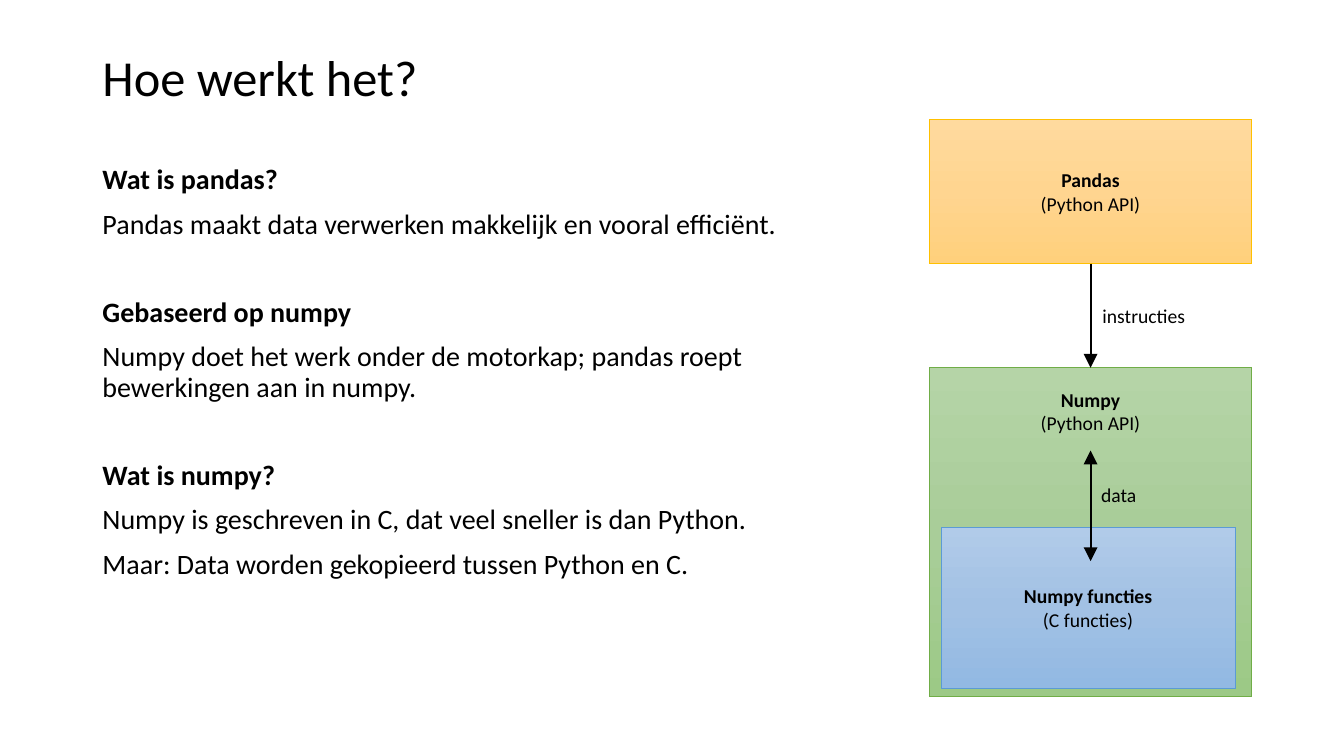
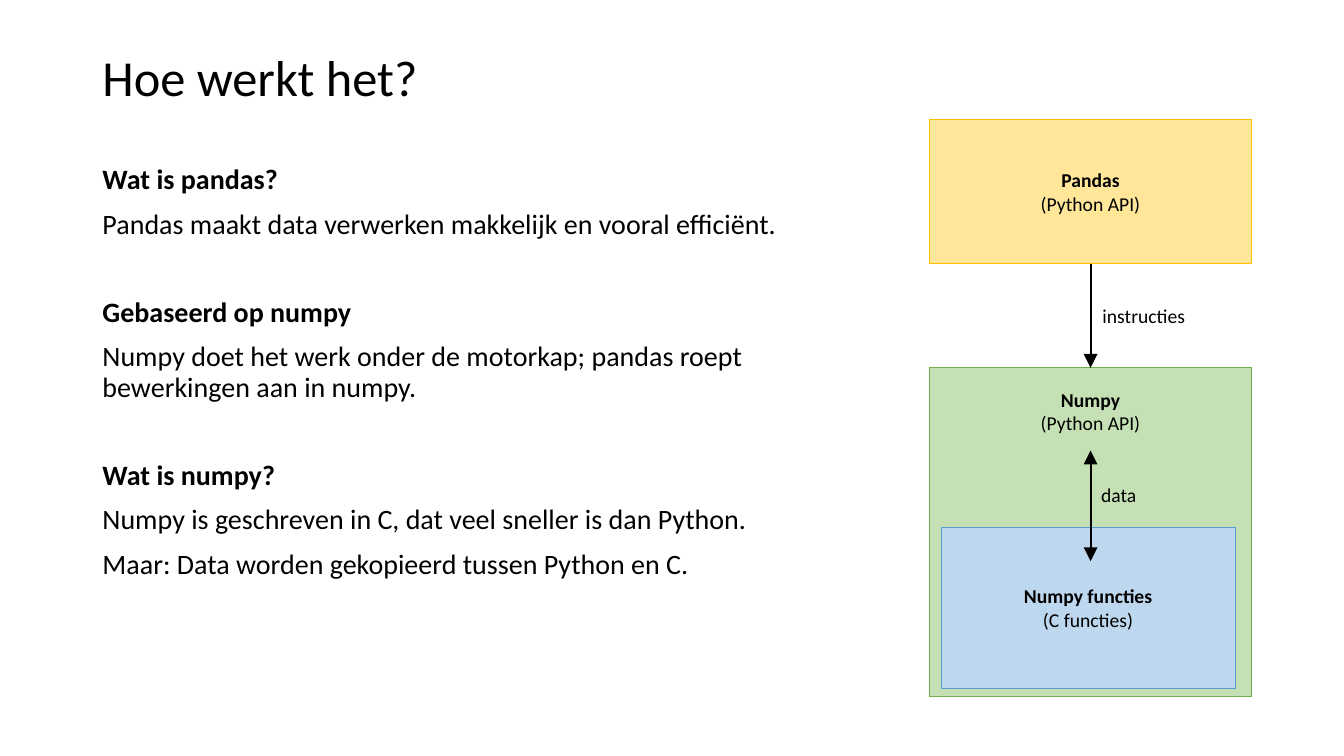
Before and after one commit to LFKoning/knowledge-sharing, a slide deck: slide 4 of python_course/3_pandas_plotting/python_cursus_3.pptx. Drawn at 1344x756 pixels with LibreOffice and Linux fonts; fonts in the diff are those of the drawing. Boxes give left, top, right and bottom in pixels: in the first picture for what was removed or moved away, otherwise in the second. Text is boxed around its words. In the diff, an @@ line names an element or a change of style, - is before the commit and + after.

Commit message:
Finalize Python part 4

```diff
--- a/python_course/3_pandas_plotting/python_cursus_3.pptx
+++ b/python_course/3_pandas_plotting/python_cursus_3.pptx
@@ rectangle "Pandas" at bbox=[930, 120, 1251, 264]: fill gradient #FFDB9E to #FFD590 to #FFD07C to #FFE699 @@
@@ rectangle "Numpy" at bbox=[930, 368, 1251, 697]: fill gradient #B5D5A7 to #AACE9A to #9CC987 to #C5E0B4 @@
@@ rectangle "Numpy functies" at bbox=[942, 527, 1235, 688]: fill gradient #B1CBE9 to #A3C1E5 to #93B9E4 to #BDD7EE @@
```
Also in this commit, not shown: 2 other slides changed, 4 other files.
